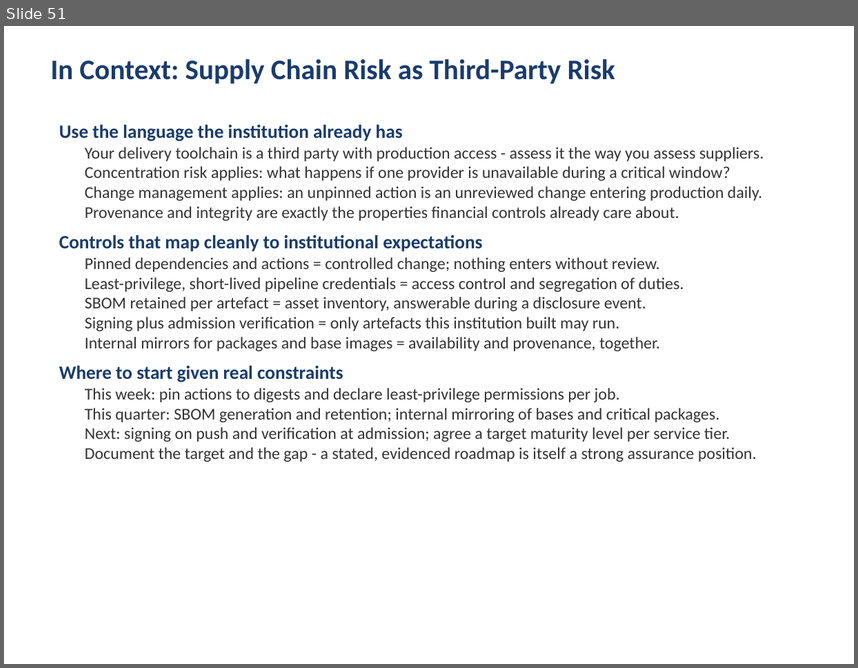
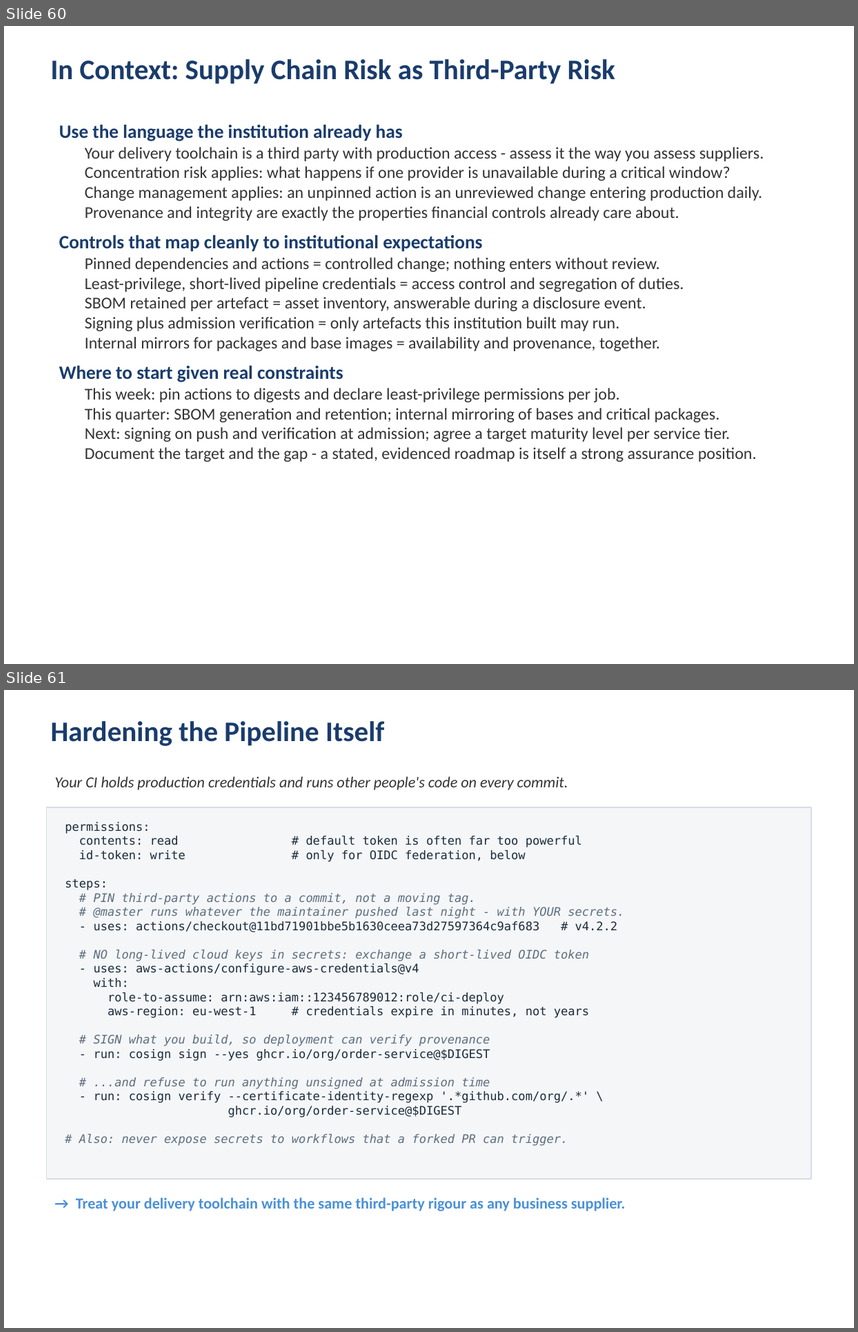
Before and after one commit to kumbulanit/devopsplaformngr, a slide deck: slides/DevOps-PlatformEngineering-Day2.pptx. Shown one above the other, each under a label of ours: slide 51 before the commit, slides 60 and 61 after it. The pictures are 858x668 and 858x1332 pixels, drawn with LibreOffice and Linux fonts; fonts in the diff are those of the drawing. Boxes give left, top, right and bottom in pixels: in the first picture for what was removed or moved away, otherwise in the second. Text is boxed around its words. In the diff, an @@ line names an element or a change of style, - is before the commit and + after.

```diff
--- a/slides/DevOps-PlatformEngineering-Day2.pptx
+++ b/slides/DevOps-PlatformEngineering-Day2.pptx
@@ slide 61 added at box(4, 690, 854, 1328), background #FFFFFF @@
@@ text added at box(51, 721, 384, 746), 24 pt, text #1A3C6C, bold @@
+Hardening the Pipeline Itself
@@ text added at box(55, 776, 568, 790), 13 pt, text #333333, italic @@
+Your CI holds production credentials and runs other people's code on every commit.
@@ rectangle added at box(47, 807, 811, 1179), fill #F4F6F8, outline #D5DDE5 1 pt @@
@@ text added at box(65, 822, 624, 1145), 10 pt, text #1B2B3A @@
+permissions:
+contents: read # default token is often far too powerful
+id-token: write # only for OIDC federation, below
+steps:
+# PIN third-party actions to a commit, not a moving tag.
+# @master runs whatever the maintainer pushed last night - with YOUR secrets.
+- uses: actions/checkout@11bd71901bbe5b1630ceea73d27597364c9af683 # v4.2.2
+# NO long-lived cloud keys in secrets: exchange a short-lived OIDC token
+- uses: aws-actions/configure-aws-credentials@v4
+with:
+role-to-assume: arn:aws:iam::123456789012:role/ci-deploy
+aws-region: eu-west-1 # credentials expire in minutes, not years
+# SIGN what you build, so deployment can verify provenance
+- run: cosign sign --yes ghcr.io/org/order-service@$DIGEST
+# ...and refuse to run anything unsigned at admission time
+- run: cosign verify --certificate-identity-regexp '.*github.com/org/.*' \
+ghcr.io/org/order-service@$DIGEST
+# Also: never expose secrets to workflows that a forked PR can trigger.
@@ text added at box(76, 1197, 626, 1211), 13 pt, text #4A90D9, bold @@
+→ Treat your delivery toolchain with the same third-party rigour as any business supplier.
@@ what was slide 51 is now slide 60 @@
```
Also in this commit, not shown: 21 other slides added, 1 other file.
